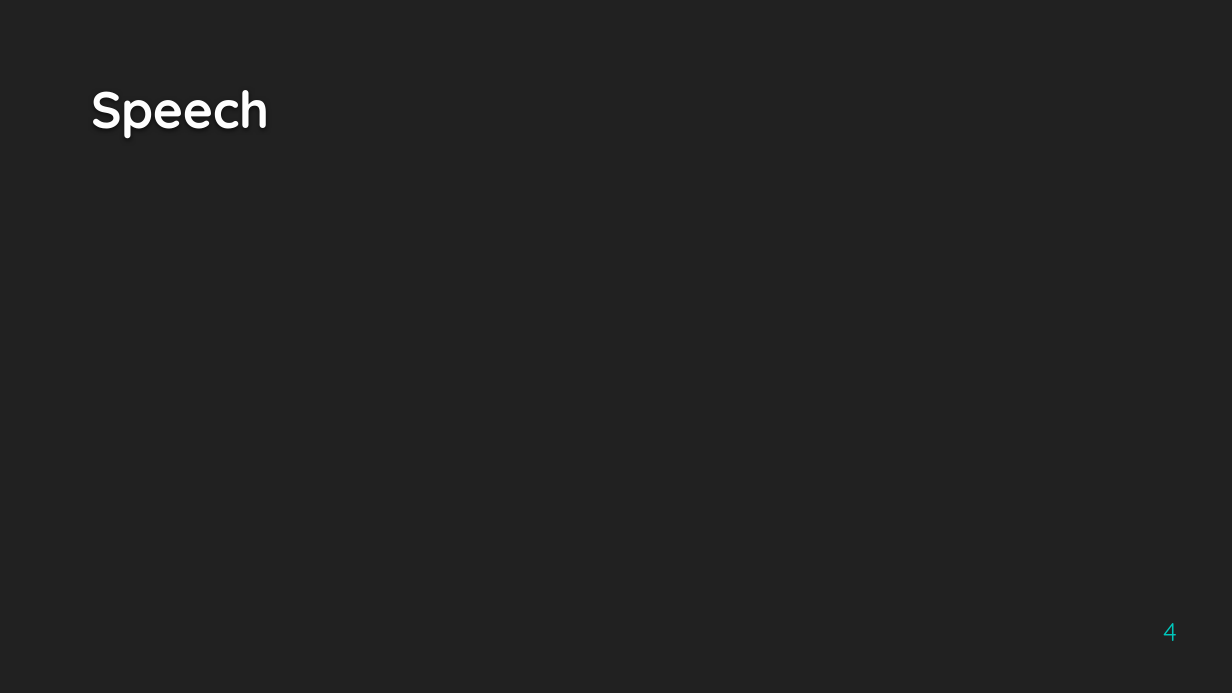
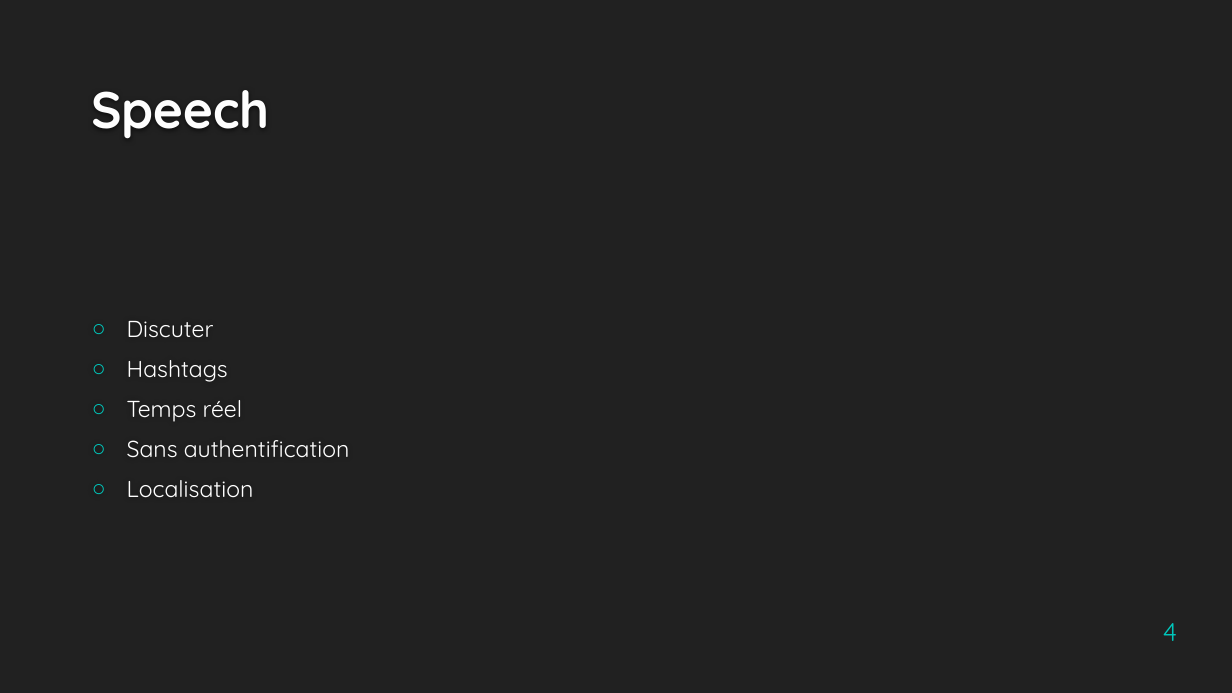
Before and after one commit to blipn/nodejs-websocket-example, a slide deck: slide 4 of PWA-COM_v1.1.pptx. Drawn at 1232x693 pixels with LibreOffice and Linux fonts; fonts in the diff are those of the drawing; background and template pictures are left out. Boxes give left, top, right and bottom in pixels: in the first picture for what was removed or moved away, otherwise in the second. Text is boxed around its words. In the diff, an @@ line names an element or a change of style, - is before the commit and + after.

```diff
--- a/PWA-COM_v1.1.pptx
+++ b/PWA-COM_v1.1.pptx
@@ text added at [127, 321, 349, 498], 18 pt, text #FFFFFF @@
+○ Discuter
+○ Hashtags
+○ Temps réel
+○ Sans authentification
+○ Localisation
```
Also in this commit, not shown: 1 other slide changed.
